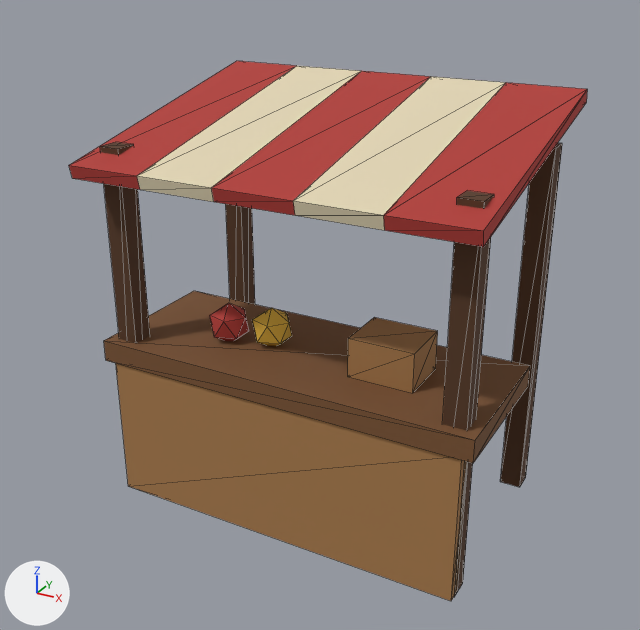
The glTF model assets/models/props/market_stall.glb: old version first, new version second.
Both versions are drawn from a camera (50 mm lens) standing at (1.76, -3.32, 2.56) and looking at (0.0, -0.1, 0.95). Every picture has the same lights, and +X, +Y and +Z are marked at lower left. The first picture is the older version. Mesh edges are drawn as thin lines. Vertices at exactly the same position are counted once.

In view in the first picture: 'market_stall'.
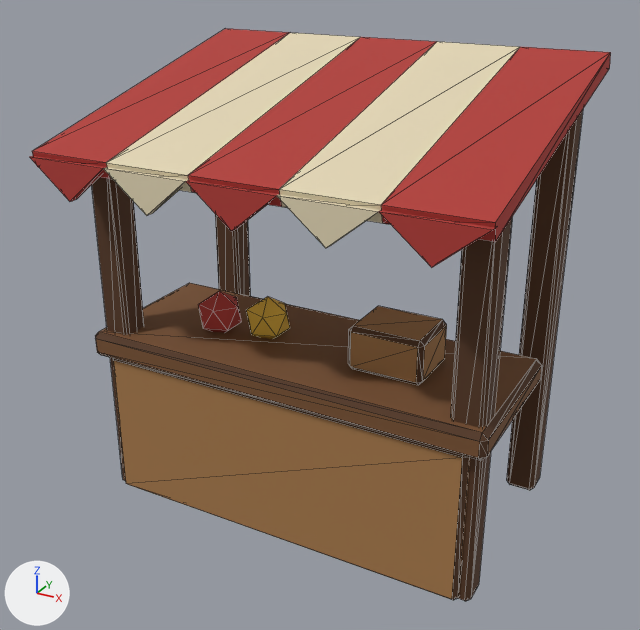
Boxes [x1, y1, x2, y2] around the edits, measured in the pictures (640 x 630 px; the box of a moved part takes in the faces that stretch with it):
'market_stall', reshaped (12% wider)
    before: [69, 61, 588, 601]
    after: [30, 29, 611, 601]
part 1 of me_market_stall, moved or reshaped
    before: [69, 61, 588, 247]
    after: [32, 29, 611, 242]
part 2 of me_market_stall, moved or reshaped
    before: [210, 303, 249, 341]
    after: [198, 291, 242, 333]
part 3 of me_market_stall, moved or reshaped
    before: [252, 308, 292, 346]
    after: [246, 297, 290, 339]
part 4 of me_market_stall, rebuilt
    before: [100, 142, 150, 343]
    after: [92, 177, 144, 480]
part 5 of me_market_stall, rebuilt
    before: [104, 291, 530, 463]
    after: [95, 283, 542, 460]
part 6 of me_market_stall, rebuilt (10% wider)
    before: [348, 317, 438, 393]
    after: [348, 306, 447, 385]
part 7 of me_market_stall, rebuilt
    before: [226, 204, 255, 304]
    after: [215, 214, 250, 296]
part 8 of me_market_stall, rebuilt
    before: [116, 363, 468, 601]
    after: [113, 359, 470, 600]
part 9 of me_market_stall, rebuilt (19% wider)
    before: [443, 191, 494, 597]
    after: [451, 218, 512, 601]
part 10 of me_market_stall, rebuilt (24% wider, 10% taller)
    before: [500, 143, 562, 487]
    after: [506, 110, 583, 490]
part 11 of me_market_stall, added
    after: [30, 156, 495, 268]

Edits to the bpy script that builds the scene:
```text
Change me_market_stall:
    used by ob_market_stall; location = (0.0, 0.0, 0.0)
    remove me_market_stall.from_pydata(...)  # 104 vertices, 184 faces; spans x -0.9..0.9, y -0.64..0.64, z 0.0..1.91
    add me_market_stall.from_pydata(...)  # 238 vertices, 448 faces; spans x -0.97..0.97, y -0.78..0.66, z 0.0..2.07
    me_market_stall part 1: the loose piece of 24 vertices spanning x -0.9..0.9, y -0.64..0.64, z 1.59..1.91 is scaled about its middle by (1.08, 1.11, 1.29), then moved by (0.0, -0.05, 0.11)
    me_market_stall part 2: the loose piece of 12 vertices spanning x -0.49..-0.31, y -0.34..-0.16, z 0.78..0.98 is moved by (-0.05, 0.0, 0.04)
    me_market_stall part 3: the loose piece of 12 vertices spanning x -0.29..-0.11, y -0.29..-0.11, z 0.78..0.98 is moved by (-0.02, 0.0, 0.04)
    me_market_stall part 4: the loose piece of 8 vertices spanning x -0.85..-0.75, y -0.5..-0.4, z 0.0..1.7 is rebuilt with 24 vertices and now spans x -0.92..-0.78, y -0.52..-0.38, z 0.0..1.75
    me_market_stall part 5: the loose piece of 8 vertices spanning x -0.9..0.9, y -0.55..0.15, z 0.7..0.8 is rebuilt with 24 vertices and now spans x -0.95..0.95, y -0.57..0.17, z 0.72..0.84
    me_market_stall part 6: the loose piece of 8 vertices spanning x 0.25..0.55, y -0.32..-0.08, z 0.8..0.98 is rebuilt with 24 vertices and now spans x 0.25..0.59, y -0.34..-0.06, z 0.84..1.04
    me_market_stall part 7: the loose piece of 8 vertices spanning x -0.85..-0.75, y 0.4..0.5, z 0.0..1.7 is rebuilt with 24 vertices and now spans x -0.92..-0.78, y 0.38..0.52, z 0.0..1.95
    me_market_stall part 8: the loose piece of 8 vertices spanning x -0.85..0.85, y -0.54..-0.46, z 0.01..0.71 is rebuilt with 24 vertices and now spans x -0.88..0.88, y -0.55..-0.45, z 0.01..0.73
    me_market_stall part 9: the loose piece of 8 vertices spanning x 0.75..0.85, y -0.5..-0.4, z 0.0..1.7 is rebuilt with 24 vertices and now spans x 0.78..0.92, y -0.52..-0.38, z 0.0..1.7
    me_market_stall part 10: the loose piece of 8 vertices spanning x 0.75..0.85, y 0.4..0.5, z 0.0..1.7 is rebuilt with 24 vertices and now spans x 0.78..0.92, y 0.38..0.52, z 0.0..1.95
    me_market_stall part 11: a new loose piece of 22 vertices spanning x -0.97..0.97, y -0.78..-0.74, z 1.54..1.7, in mat_pal_matte
```
